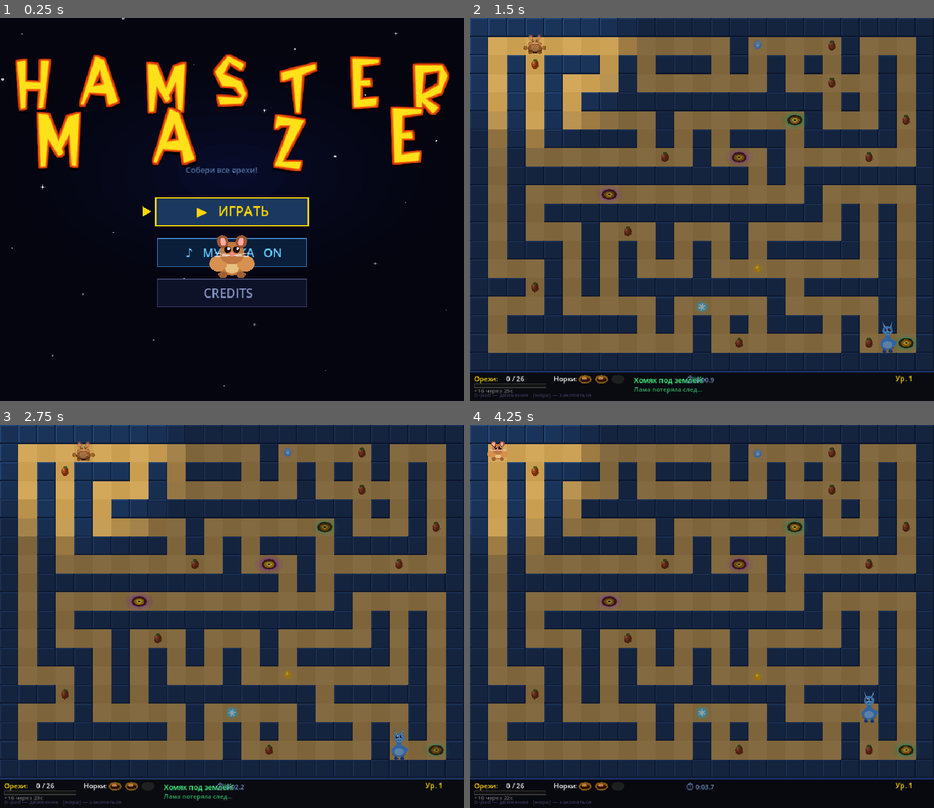
Above: before the commit, frames 1-4 (two rows, left to right).
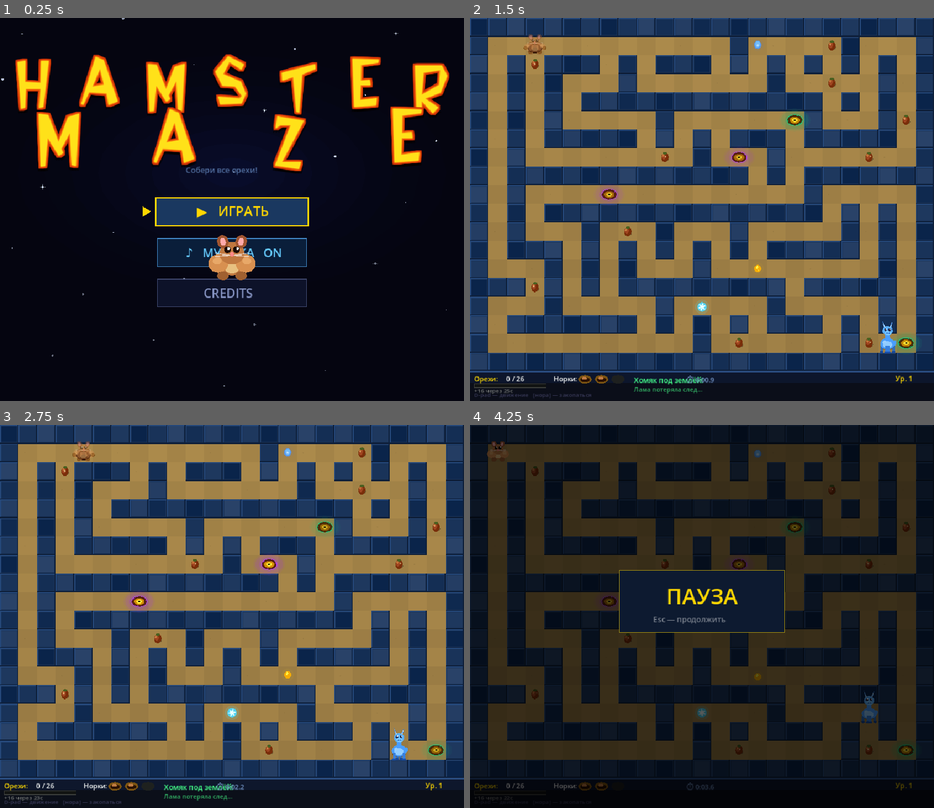
Above: after the commit, the same moments.

Repository: AndriiDiabolus/Diabolus-repository-Godot4-hamster-maze
Game: Godot game, scene res://scenes/Main.tscn
Same seed, same stepped clock (60 frames per second), same inputs: the game is played once before the commit and once after it.
Inputs (mouse positions are in pixels of both pictures, inside the frame that each line leads up to):
- Up to frame 1 (0.25 s): no input
- Up to frame 2 (1.5 s): tap Enter at 0.5, 0.6 s; move the mouse to (804, 190) at 0.52 s; hold D 0.53-1.25 s; click (804, 190) at 0.67 s; tap Space at 0.77 s; drag from (609, 228) to (678, 286) at 1.27 s
- Up to frame 3 (2.75 s): move the mouse to (278, 532) at 2.02 s; hold D from 2.03 s (still down); tap Enter at 2.1 s
- Up to frame 4 (4.25 s): release D at 2.75 s; drag from (678, 693) to (562, 559) at 2.77 s; move the mouse to (841, 673) at 3.52 s; hold A from 3.53 s (still down); tap Enter at 3.6 s; tap Space at 3.77 s; tap Escape at 4.15 s

The runs differ from the first frame. In frame 1, less than 0.1% of the frame differs, in the area x 45-55%, y 61-69%; in frame 2, 61%; in frame 3, 61%; in frame 4, 90%, in the area x 0-100%, y 0-100%.

Commit message:
feat: 9C visual overhaul + pause + polish
Visual:
- Smooth cell-to-cell movement (lerp 0.28)
- Leg animation: hamster/llama legs move only when walking
- Dust particles under hamster feet when moving
- Stone wall texture with mortar lines + drop shadows on floor
- Floor gradient (lighter top, darker bottom) + texture specks
- Nut sparkle effect (traveling highlight)
- Llama fur patches on body
- Blue llama blushes red during chase (color lerp)
- Portal sparkles: 3 orbiting particles
- HUD gradient background with highlight/shadow lines

Gameplay:
- Pause screen (Escape key) — freezes game, "ПАУЗА" overlay
- Bonus pickup sound (teleport sfx)
- Fog of war removed (full map visible)
- Nut count: spawn 0.12, min 15, max 30

Co-Authored-By: Claude Opus 4.6 (1M context) <noreply@anthropic.com>

Diff:
--- a/scripts/main.gd
+++ b/scripts/main.gd
@@ -45,6 +45,11 @@
 var _menu_dust: Array = []    # [{x,y,r,life,max_life}]
 var _prev_state: String = "" # для сброса анимации при входе в меню
 var _particles: Array = []   # [{x,y,vx,vy,life,max_life,color}]
+var _ham_moving: bool = false  # true когда хомяк двигается (для анимации ног)
+var _ham_visual_x: float = 1.0  # visual interpolated position
+var _ham_visual_y: float = 1.0
+var _dust_particles: Array = []  # [{x,y,vx,vy,life,max_life}] пыль под ногами
+var _paused: bool = false
 var _bonuses: Array = []     # [{x,y,type,got}] type: "shield"|"speed"|"freeze"
 var _shield_until: int = 0   # Time.get_ticks_msec() до которого действует щит
 var _speed_until: int = 0    # до которого действует скорость
@@ -331,6 +336,10 @@
 func _start_level() -> void:
 	_maze = _maze_gen.make_maze()
 	_ham = {"x": 1, "y": 1, "burrowed": false, "burrows": 3}
+	_ham_visual_x = 1.0
+	_ham_visual_y = 1.0
+	_dust_particles.clear()
+	_paused = false
 	_state = "play"
 	_frame = 0
 	_move_timer = 0.0
@@ -435,6 +444,18 @@
 		queue_redraw()
 		return
 
+	if kc == KEY_ESCAPE:
+		if _state == "play":
+			_paused = not _paused
+			queue_redraw()
+		elif _paused:
+			_paused = false
+			queue_redraw()
+		return
+
+	if _paused:
+		return
+
 	if kc == KEY_ENTER or kc == KEY_KP_ENTER:
 		match _state:
 			"splash":
@@ -617,6 +638,7 @@
 		queue_redraw()
 		return
 
+	_ham_moving = false  # default off, set true only in play state
 	if _state == "level_up":
 		_level_trans_t += 1
 		if _level_trans_t >= LEVEL_TRANS_DUR:
@@ -637,11 +659,44 @@
 		queue_redraw()
 		return
 
+	if _state == "play" and _paused:
+		queue_redraw()
+		return
+
 	if _state == "play":
 		var now_ms: int = Time.get_ticks_msec()
 		_game_time_ms = now_ms - _game_start_ms
 		_llama_bonus = min(C.LLAMA_BONUS_MAX, _game_time_ms / C.LLAMA_BONUS_INTERVAL_MS)
 		_update_particles()
+
+		# Smooth visual position (lerp toward actual cell)
+		_ham_visual_x = lerp(_ham_visual_x, float(_ham.x), 0.28)
+		_ham_visual_y = lerp(_ham_visual_y, float(_ham.y), 0.28)
+
+		# Dust particles update
+		for i in range(_dust_particles.size() - 1, -1, -1):
+			var dp: Dictionary = _dust_particles[i]
+			dp.x += dp.vx
+			dp.y += dp.vy
+			dp.vy += 0.05
+			dp.life -= 1
+			if dp.life <= 0:
+				_dust_particles.remove_at(i)
+
+		# Leg animation flag — every frame based on held keys
+		_ham_moving = not _ham.burrowed and (
+			_held_keys.get(KEY_W, false) or _held_keys.get(KEY_UP, false) or
+			_held_keys.get(KEY_S, false) or _held_keys.get(KEY_DOWN, false) or
+			_held_keys.get(KEY_A, false) or _held_keys.get(KEY_LEFT, false) or
+			_held_keys.get(KEY_D, false) or _held_keys.get(KEY_RIGHT, false) or
+			not _touch_dirs.is_empty())
+		# Spawn dust when moving
+		if _ham_moving and _frame % 4 == 0:
+			var dpx: float = _ham_visual_x * C.CELL + C.CELL * 0.5
+			var dpy: float = _ham_visual_y * C.CELL + C.CELL * 0.5 + 10.0
+			_dust_particles.append({x = dpx + randf_range(-4, 4), y = dpy,
+				vx = randf_range(-0.8, 0.8), vy = randf_range(-0.5, 0.2),
+				life = 12 + randi() % 6, max_life = 18})
 
 		var move_int: float = MOVE_INTERVAL * 0.5 if now_ms < _speed_until else MOVE_INTERVAL
 		_move_timer += delta
@@ -816,6 +871,7 @@
 	for b in _bonuses:
 		if not b.got and b.x == _ham.x and b.y == _ham.y:
 			b.got = true
+			_play(_snd_tp)  # bonus pickup sound
 			_spawn_particles(b.x * C.CELL + C.CELL * 0.5, b.y * C.CELL + C.CELL * 0.5)
 			match b.type:
 				"shield":
@@ -920,8 +976,14 @@
 			for h in pair.next_pos:
 				_draw_rabbit(h.x, h.y, pair.open_at, now_ms)
 
-	var hcx: float = _ham.x * C.CELL + C.CELL * 0.5
-	var hcy: float = _ham.y * C.CELL + C.CELL * 0.5
+	# Dust particles (behind everything)
+	for dp in _dust_particles:
+		var da: float = float(dp.life) / float(dp.max_life) * 0.35
+		draw_circle(Vector2(dp.x, dp.y), 2.0 + 1.5 * (1.0 - float(dp.life) / float(dp.max_life)),
+			Color(0.72, 0.62, 0.42, da))
+
+	var hcx: float = _ham_visual_x * C.CELL + C.CELL * 0.5
+	var hcy: float = _ham_visual_y * C.CELL + C.CELL * 0.5
 	var now_eff: int = Time.get_ticks_msec()
 	# Shield aura (behind hamster)
 	if now_eff < _shield_until:
@@ -961,12 +1023,11 @@
 		c.a = a
 		draw_circle(Vector2(p.x, p.y), 3.0 * a + 1.0, c)
 
-	if _state == "play":
-		_draw_fog()
-
 	_draw_hud()
 
-	if _state == "level_up":
+	if _paused and _state == "play":
+		_draw_pause_overlay()
+	elif _state == "level_up":
 		_draw_level_up()
 	elif _state == "lost":
 		_draw_lost_overlay()
@@ -1422,14 +1483,42 @@
 			var px: float = col * C.CELL
 			var py: float = r * C.CELL
 			if _maze[r][col] == 1:
-				draw_rect(Rect2(px, py, C.CELL, C.CELL),            Color("#1a3358"))
-				draw_rect(Rect2(px, py, C.CELL, 2),                 Color("#25487a"))
-				draw_rect(Rect2(px, py, 2,       C.CELL),           Color("#25487a"))
-				draw_rect(Rect2(px + C.CELL - 2, py, 2,    C.CELL), Color("#0e1f3a"))
-				draw_rect(Rect2(px, py + C.CELL - 2, C.CELL, 2),   Color("#0e1f3a"))
+				# Stone wall base
+				draw_rect(Rect2(px, py, C.CELL, C.CELL), Color("#1a3358"))
+				# Stone texture — subtle variation
+				var h: int = (r * 31 + col * 17) % 7
+				var stone_v: float = 0.02 * float(h) - 0.06
+				draw_rect(Rect2(px + 3, py + 3, C.CELL - 6, C.CELL - 6),
+					Color(0.10 + stone_v, 0.20 + stone_v, 0.35 + stone_v))
+				# Mortar lines
+				if r > 0 and _maze[r-1][col] == 1:
+					draw_rect(Rect2(px + 2, py, C.CELL - 4, 1), Color("#0d1a30"))
+				if col > 0 and _maze[r][col-1] == 1:
+					draw_rect(Rect2(px, py + 2, 1, C.CELL - 4), Color("#0d1a30"))
+				# Top/left highlight
+				draw_rect(Rect2(px, py, C.CELL, 2), Color("#25487a"))
+				draw_rect(Rect2(px, py, 2, C.CELL), Color("#25487a"))
+				# Bottom/right shadow
+				draw_rect(Rect2(px + C.CELL - 2, py, 2, C.CELL), Color("#0e1f3a"))
+				draw_rect(Rect2(px, py + C.CELL - 2, C.CELL, 2), Color("#0e1f3a"))
+				# Drop shadow on floor (right and bottom edges)
+				if col + 1 < C.COLS and _maze[r][col + 1] == 0:
+					draw_rect(Rect2(px + C.CELL, py + 2, 3, C.CELL - 2), Color(0, 0, 0, 0.12))
+				if r + 1 < C.ROWS and _maze[r + 1][col] == 0:
+					draw_rect(Rect2(px + 2, py + C.CELL, C.CELL - 2, 3), Color(0, 0, 0, 0.12))
 			else:
-				var tc: Color = Color("#d4a85a") if (r + col) % 2 == 0 else Color("#ca9e50")
-				draw_rect(Rect2(px, py, C.CELL, C.CELL), tc)
+				# Floor with subtle gradient
+				var base_l: float = 0.78 + 0.04 * float((r + col) % 2)
+				var dist: float = float(r) / float(C.ROWS)
+				var fc := Color(
+					base_l * 0.82 - dist * 0.05,
+					base_l * 0.66 - dist * 0.04,
+					base_l * 0.36 - dist * 0.02
+				)
+				draw_rect(Rect2(px, py, C.CELL, C.CELL), fc)
+				# Tiny specks for floor texture
+				if (r * 13 + col * 7) % 5 == 0:
+					draw_circle(Vector2(px + 12, py + 18), 1.0, Color(0, 0, 0, 0.06))
 
 
 # Port of drawNut() — hamster_maze.html lines 1051-1058
@@ -1441,6 +1530,12 @@
 	_ell(Vector2(cx - 2, cy - 2), 4.0, 6.0, Color("#a04520"), 0.1)
 	_ell(Vector2(cx - 3, cy - 4), 2.0, 3.0, Color(1.0, 0.78, 0.39, 0.35), 0.1)
 	_ell(Vector2(cx,     cy - 8), 4.0, 2.5, Color("#4a6020"))
+	# Sparkle — travels across nut surface
+	var sp_t: float = fmod(float(_frame) * 0.04 + float(x * 7 + y * 13) * 0.3, 1.0)
+	var sp_x: float = cx - 5.0 + sp_t * 10.0
+	var sp_y: float = cy - 4.0 + sin(sp_t * PI) * 3.0
+	var sp_a: float = sin(sp_t * PI) * 0.7
+	draw_circle(Vector2(sp_x, sp_y), 1.5, Color(1.0, 0.95, 0.7, sp_a))
 
 
 # Port of drawRabbitHole() — hamster_maze.html lines 835-858
@@ -1451,6 +1546,9 @@
 	var styles: Array = RHManager.RH_STYLES
 	var ring_c: Color = styles[pair_idx][0]
 	var glow_c: Color = styles[pair_idx][1]
+	# Outer glow (larger, softer)
+	_ell(Vector2(cx, cy), C.CELL * 0.85, C.CELL * 0.62,
+		Color(glow_c.r, glow_c.g, glow_c.b, 0.08 * pulse))
 	_ell(Vector2(cx, cy), C.CELL * 0.75, C.CELL * 0.52,
 		Color(glow_c.r, glow_c.g, glow_c.b, 0.13 * pulse))
 	_ell(Vector2(cx, cy), C.CELL * 0.55, C.CELL * 0.38,
@@ -1461,6 +1559,14 @@
 	_ell(Vector2(cx, cy), C.CELL * 0.28, C.CELL * 0.18, Color(1.0, 0.7, 0.0, 0.80 * pulse))
 	_ell(Vector2(cx, cy), C.CELL * 0.16, C.CELL * 0.10, Color(1.0, 0.94, 0.24, pulse))
 	_ell(Vector2(cx, cy), C.CELL * 0.06, C.CELL * 0.04, Color(0.02, 0.01, 0.0, 0.9))
+	# Orbiting sparkles
+	for i in range(3):
+		var angle: float = float(_frame) * 0.06 + float(i) * TAU / 3.0 + pair_idx * 1.5
+		var r: float = C.CELL * 0.38
+		var sx: float = cx + cos(angle) * r
+		var sy: float = cy + sin(angle) * r * 0.65
+		var sa: float = pulse * 0.6
+		draw_circle(Vector2(sx, sy), 1.5, Color(ring_c.r, ring_c.g, ring_c.b, sa))
 
 
 # Port of drawRabbit() — hamster_maze.html lines 860-894
@@ -1492,36 +1598,54 @@
 		_ell(Vector2(cx, cy + 5), 14, 9,   Color("#2a0e00"))
 		_ell(Vector2(cx, cy + 4), 9,  5.5, Color("#3e1800"))
 	var m: float = 0.38 if burrowed else 1.0
+	# Leg animation — only when moving
+	var leg_a: float = sin(float(_frame) * 0.35) * 5.0 if (_ham_moving and not burrowed) else 0.0
+	# Shadow
 	_ell(Vector2(cx + 1, cy + 4), 13, 6, Color(0, 0, 0, 0.3 * m))
+	# Body
 	_ell(Vector2(cx,      cy + 2), 13, 11, _ca("#c07840", m))
+	# Belly
 	_ell(Vector2(cx,      cy + 4),  7,  7, _ca("#e8c080", m))
-	_ell(Vector2(cx - 12, cy + 2),  8,  7, _ca("#d89050", m), -0.2)
-	_ell(Vector2(cx + 12, cy + 2),  8,  7, _ca("#d89050", m),  0.2)
+	# Cheeks (rounder, with highlight)
+	_ell(Vector2(cx - 12, cy + 2),  9,  8, _ca("#d89050", m), -0.2)
+	_ell(Vector2(cx + 12, cy + 2),  9,  8, _ca("#d89050", m),  0.2)
+	_ell(Vector2(cx - 13, cy + 0),  4,  3, _ca("#e8a868", m), -0.1)
+	_ell(Vector2(cx + 13, cy + 0),  4,  3, _ca("#e8a868", m),  0.1)
+	# Feet (AFTER body — so they're visible)
+	_ell(Vector2(cx - 8 - leg_a, cy + 13), 5, 4, _ca("#a06030", m))
+	_ell(Vector2(cx + 8 + leg_a, cy + 13), 5, 4, _ca("#a06030", m))
+	# Head
 	_ell(Vector2(cx,      cy - 7), 11, 10, _ca("#c07840", m))
+	# Ears
 	_ell(Vector2(cx -  8, cy - 17), 5, 6,   _ca("#a05530", m), -0.3)
 	_ell(Vector2(cx +  8, cy - 17), 5, 6,   _ca("#a05530", m),  0.3)
 	_ell(Vector2(cx -  8, cy - 17), 2.5, 3.5, _ca("#ffaaaa", m), -0.3)
 	_ell(Vector2(cx +  8, cy - 17), 2.5, 3.5, _ca("#ffaaaa", m),  0.3)
+	# Eyes
 	draw_circle(Vector2(cx - 4, cy - 10), 3.0, _ca("#1a0800", m))
 	draw_circle(Vector2(cx + 4, cy - 10), 3.0, _ca("#1a0800", m))
 	draw_circle(Vector2(cx - 3, cy - 11), 1.2, _ca("#ffffff", m))
 	draw_circle(Vector2(cx + 5, cy - 11), 1.2, _ca("#ffffff", m))
+	# Nose
 	draw_circle(Vector2(cx, cy - 6), 2.0, _ca("#ff8888", m))
+	# Whiskers
 	var wc := Color(1.0, 1.0, 1.0, 0.55 * m)
 	draw_line(Vector2(cx - 2, cy - 5), Vector2(cx - 15, cy - 7), wc, 1.0)
 	draw_line(Vector2(cx - 2, cy - 5), Vector2(cx - 15, cy - 4), wc, 1.0)
 	draw_line(Vector2(cx + 2, cy - 5), Vector2(cx + 15, cy - 7), wc, 1.0)
 	draw_line(Vector2(cx + 2, cy - 5), Vector2(cx + 15, cy - 4), wc, 1.0)
-	_ell(Vector2(cx - 8, cy + 12), 4, 3, _ca("#a06030", m))
-	_ell(Vector2(cx + 8, cy + 12), 4, 3, _ca("#a06030", m))
 
 
 # Transliterated from drawLlama() — hamster_maze.html lines 1140-1180
 func _draw_llama(cx: float, cy: float, s: String, is_red: bool) -> void:
-	var body  := Color("#4a9eff") if not is_red else Color("#ff4a4a")
-	var dark  := Color("#3880dd") if not is_red else Color("#cc2020")
-	var light := Color("#90ccff") if not is_red else Color("#ff9999")
-	var head  := Color("#5aafff") if not is_red else Color("#ff6060")
+	# Blue llama blushes red during chase
+	var angry: float = 0.0
+	if not is_red and s == "chase":
+		angry = 0.5 + 0.2 * sin(float(_frame) * 0.15)
+	var body  := Color("#4a9eff").lerp(Color("#ff4a4a"), angry) if not is_red else Color("#ff4a4a")
+	var dark  := Color("#3880dd").lerp(Color("#cc2020"), angry) if not is_red else Color("#cc2020")
+	var light := Color("#90ccff").lerp(Color("#ff9999"), angry) if not is_red else Color("#ff9999")
+	var head  := Color("#5aafff").lerp(Color("#ff6060"), angry) if not is_red else Color("#ff6060")
 	var snout := Color("#7ac8ff") if not is_red else Color("#ffaaaa")
 	var ear_in := Color("#b0dcff") if not is_red else Color("#ffdddd")
 	var hoof  := Color("#1a50aa") if not is_red else Color("#991010")
@@ -1535,13 +1659,25 @@
 		var pulse := 0.55 + 0.45 * sin(_frame * 0.22)
 		ac.a = 0.38 * pulse
 		_ell(Vector2(cx, cy + 5), 22, 14, ac)
+	# Shadow
 	_ell(Vector2(cx, cy + 8), 13, 5, Color(0, 0, 0, 0.25))
-	draw_rect(Rect2(cx - 9, cy + 3, 6, 13), dark)
-	draw_rect(Rect2(cx + 3, cy + 3, 6, 13), dark)
-	_ell(Vector2(cx - 6, cy + 16), 4, 2.5, hoof)
-	_ell(Vector2(cx + 6, cy + 16), 4, 2.5, hoof)
+	# Leg animation
+	var ll_a: float = sin(float(_frame) * 0.30) * 5.0
+	# Legs (drawn before body, back pair)
+	draw_rect(Rect2(cx - 9 + ll_a, cy + 5, 5, 12), dark.darkened(0.15))
+	draw_rect(Rect2(cx + 4 - ll_a, cy + 5, 5, 12), dark.darkened(0.15))
+	_ell(Vector2(cx - 7 + ll_a, cy + 17), 3.5, 2.5, hoof.darkened(0.1))
+	_ell(Vector2(cx + 7 - ll_a, cy + 17), 3.5, 2.5, hoof.darkened(0.1))
 	_ell(Vector2(cx, cy + 1), 14, 11, body)
 	_ell(Vector2(cx, cy + 3),  9,  7, light)
+	# Fur patches
+	_ell(Vector2(cx - 6, cy - 2), 4, 3, light.lightened(0.08), -0.3)
+	_ell(Vector2(cx + 5, cy + 5), 3, 2, light.lightened(0.05), 0.2)
+	# Front legs (drawn AFTER body — visible on top)
+	draw_rect(Rect2(cx - 9 - ll_a, cy + 5, 5, 13), dark)
+	draw_rect(Rect2(cx + 4 + ll_a, cy + 5, 5, 13), dark)
+	_ell(Vector2(cx - 7 - ll_a, cy + 18), 4, 2.5, hoof)
+	_ell(Vector2(cx + 7 + ll_a, cy + 18), 4, 2.5, hoof)
 	_ell(Vector2(cx + 13, cy), 4, 6, body, 0.4)
 	var neck_pts := PackedVector2Array([
 		Vector2(cx - 5, cy - 7), Vector2(cx + 5, cy - 7),
@@ -1590,8 +1726,11 @@
 	var Y: float = C.H
 	var font: Font = ThemeDB.fallback_font
 
-	draw_rect(Rect2(0, Y, C.W, C.HUD), Color("#08080f"))
-	draw_rect(Rect2(0, Y, C.W, 2),     Color("#1a3060"))
+	# HUD gradient background
+	draw_rect(Rect2(0, Y, C.W, C.HUD), Color("#0a0c18"))
+	draw_rect(Rect2(0, Y, C.W, C.HUD * 0.4), Color(0.06, 0.10, 0.22, 0.6))
+	draw_rect(Rect2(0, Y, C.W, 2), Color("#2a4a80"))
+	draw_rect(Rect2(0, Y + C.HUD - 1, C.W, 1), Color("#0a0a14"))
 
 	# Nut counter + progress bar
 	var total_nuts: int = _nuts.size()
@@ -1685,6 +1824,20 @@
 		else "D-pad — движение   [нора] — закопаться"
 	draw_string(font, Vector2(8, Y + C.HUD - 8),
 		hint, HORIZONTAL_ALIGNMENT_LEFT, -1, 11, Color("#3a3a5a"))
+
+
+func _draw_pause_overlay() -> void:
+	draw_rect(Rect2(0, 0, C.W, C.H + C.HUD), Color(0, 0, 0, 0.65))
+	var font := ThemeDB.fallback_font
+	var cx: float = C.W * 0.5
+	var cy: float = C.H * 0.5
+	draw_rect(Rect2(cx - 160, cy - 60, 320, 120), Color("#0d1a30"))
+	draw_rect(Rect2(cx - 160, cy - 60, 320, 120), Color("#ffd700", 0.6), false, 2.0)
+	var tw: float = font.get_string_size("ПАУЗА", HORIZONTAL_ALIGNMENT_LEFT, -1, 42).x
+	draw_string(font, Vector2(cx - tw * 0.5, cy + 5), "ПАУЗА",
+		HORIZONTAL_ALIGNMENT_LEFT, -1, 42, Color("#ffd700"))
+	draw_string(font, Vector2(cx - 95, cy + 40), "Esc — продолжить",
+		HORIZONTAL_ALIGNMENT_LEFT, -1, 15, Color(1, 1, 1, 0.45))
 
 
 func _draw_level_up() -> void:
